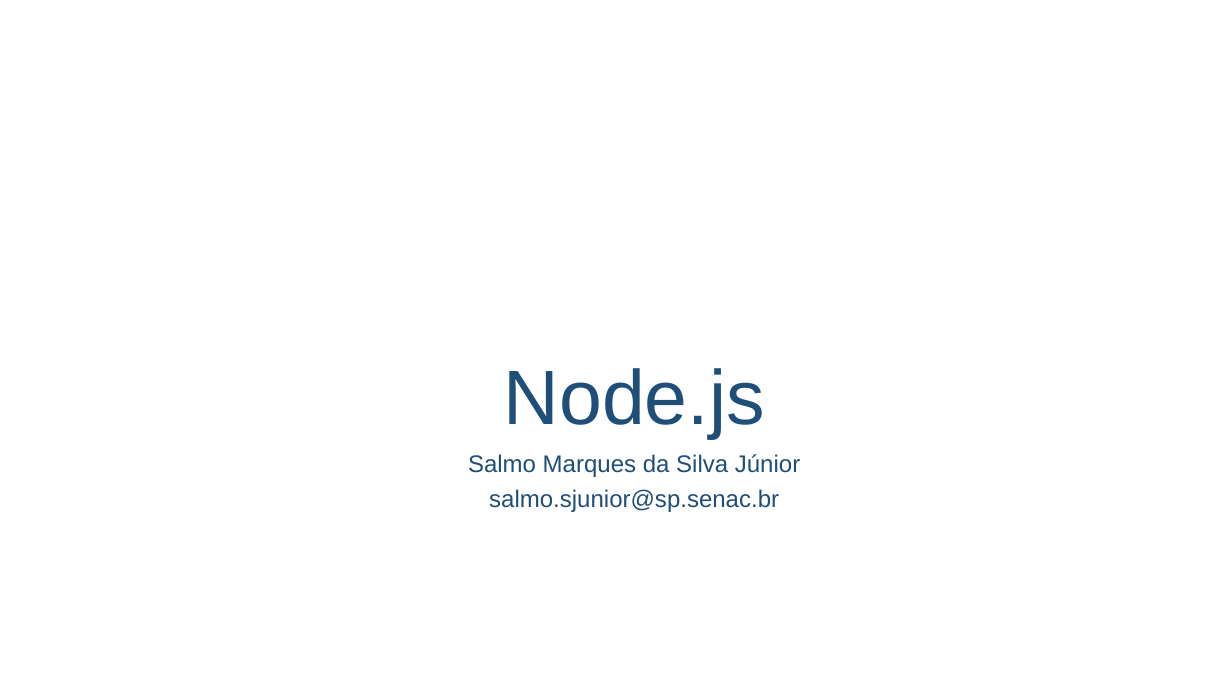
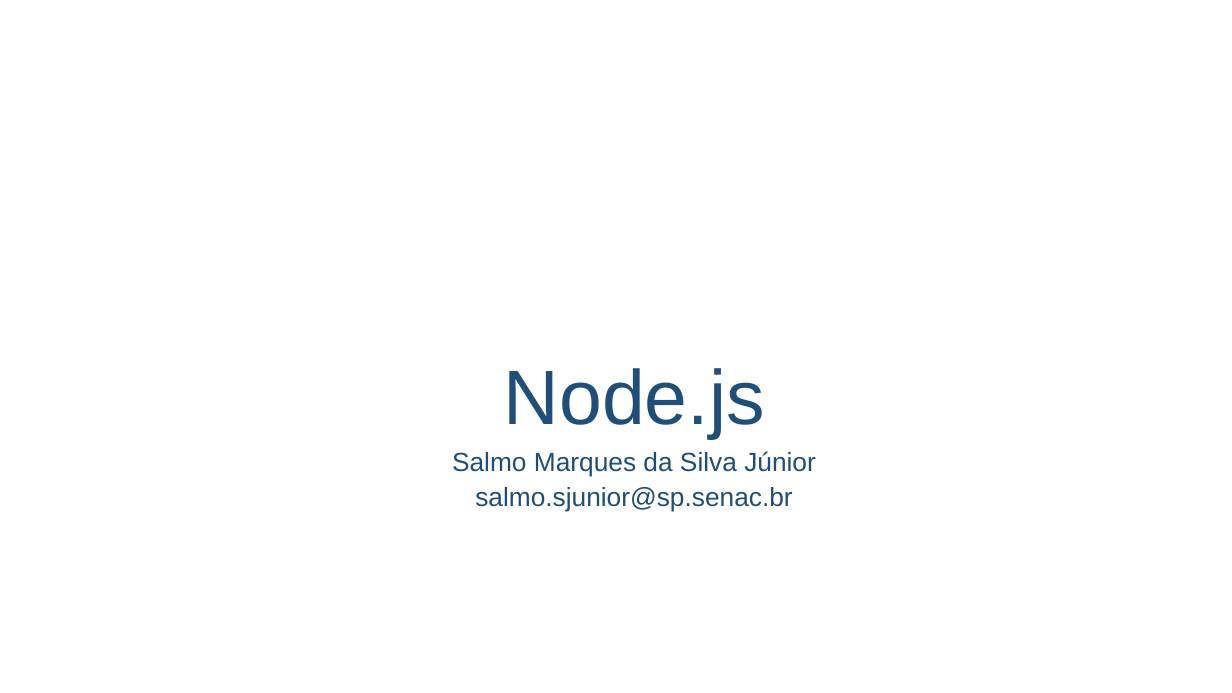
Before and after one commit to salmo-jr/public-slides, a slide deck: slide 1 of node-js.pptx. Drawn at 1232x693 pixels with LibreOffice and Linux fonts; fonts in the diff are those of the drawing; background and template pictures are left out. Boxes give left, top, right and bottom in pixels: in the first picture for what was removed or moved away, otherwise in the second. Text is boxed around its words. In the diff, an @@ line names an element or a change of style, - is before the commit and + after.

```diff
--- a/node-js.pptx
+++ b/node-js.pptx
@@ text "Salmo Marques da Silva Júnior" at box(452, 451, 816, 511): size 18.7 to 20.5 pt; line spacing 0.8 to 0.7 @@
```
Also in this commit, not shown: 4 other slides changed, 6 slides added.
